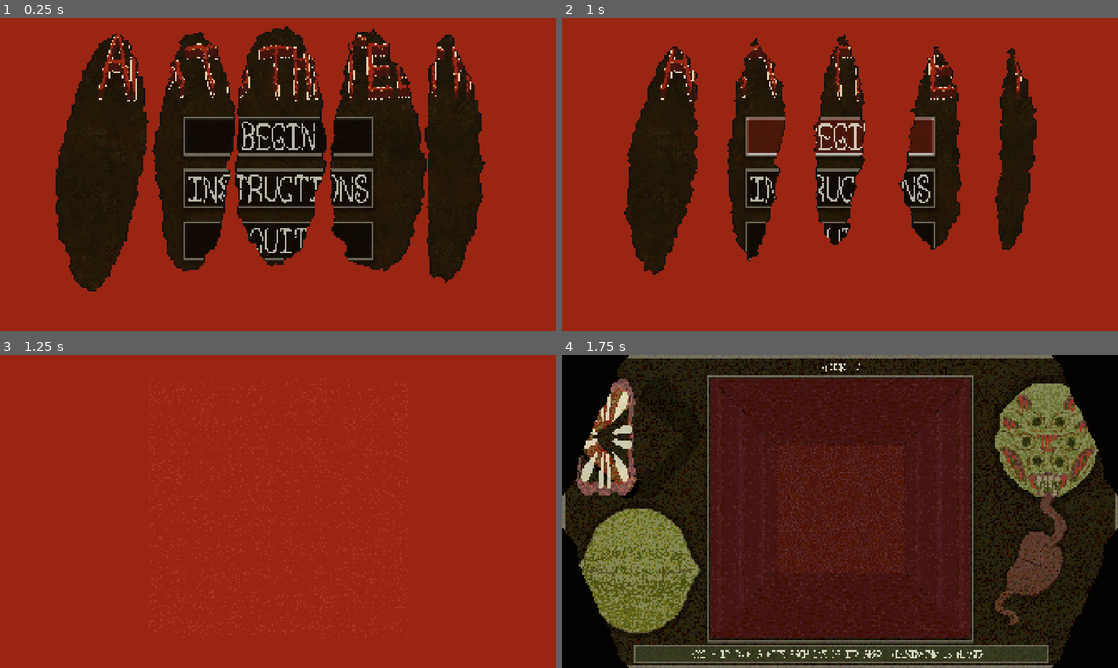
Above: before the commit, frames 1-4 (two rows, left to right).
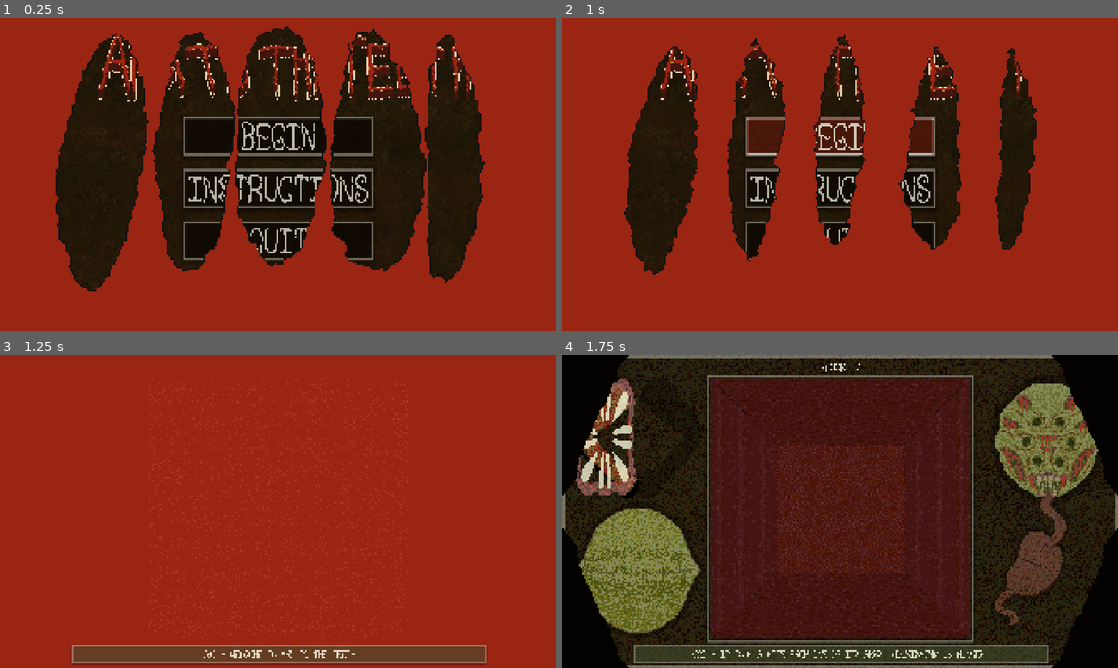
Above: after the commit, the same moments.

Repository: sym-z/arm-to-the-teeth
Game: Godot game, scene res://scenes/main_menu/main_menu.tscn
Two runs of this game, one before a commit and one after it. Both use one fixed random seed, a clock stepped at 60 frames per second and the inputs below. The engine's default icon, where the game draws it, is replaced by a stand-in: a white triangle on a blue panel in a dark square.
Inputs (mouse positions are in pixels of both pictures, inside the frame that each line leads up to):
- Up to frame 1 (0.25 s): no input
- Up to frame 2 (1 s): click "BEGIN" at 0.5 s
- Up to frame 3 (1.25 s): no input
- Up to frame 4 (1.75 s): move the mouse to (606, 436) at 1.27 s; hold D (turn_right) from 1.28 s (still down); hold Space (pick_up) from 1.28 s (still down); click (606, 436) at 1.42 s

Frames 1-2 are identical in both runs. In frame 3, 4.8% of the frame differs, in the area x 12-88%, y 92-100%; in frame 4, nothing differs.

Commit message:
throat background tongue shader, tooth roller sfx

Diff:
--- a/src/default_bus_layout.tres
+++ b/src/default_bus_layout.tres
@@ -50,3 +50,9 @@
 bus/7/bypass_fx = false
 bus/7/volume_db = 0.0
 bus/7/send = &"Master"
+bus/8/name = &"Tooth Roller"
+bus/8/solo = false
+bus/8/mute = false
+bus/8/bypass_fx = false
+bus/8/volume_db = 0.0
+bus/8/send = &"Master"
--- a/src/prefabs/ui/combat_viewport/tooth_roller/tongue_attack/tongue/tongue.gd
+++ b/src/prefabs/ui/combat_viewport/tooth_roller/tongue_attack/tongue/tongue.gd
@@ -9,6 +9,8 @@
 signal attack_done
 signal creep_done
 signal block_done
+
+var mat = preload("uid://yb18qg4hd48n")
 func _ready():
 	visible = false
 	play()
@@ -66,6 +68,7 @@
 		tween.tween_property(self, "global_position", start_location.global_position, retreat_time)
 		tween.tween_callback(block_cleanup)
 		tween.play()
+		material = null
 		#print("BLOCKED")
 
 func block_cleanup():
@@ -80,3 +83,4 @@
 	visible = false
 	global_position = start_location.global_position
 	is_ready = true
+	material = mat
--- a/src/prefabs/ui/combat_viewport/tooth_roller/tongue_attack/tongue/tongue.tscn
+++ b/src/prefabs/ui/combat_viewport/tooth_roller/tongue_attack/tongue/tongue.tscn
@@ -1,7 +1,8 @@
-[gd_scene load_steps=13 format=3 uid="uid://bexnyskcp8nts"]
+[gd_scene load_steps=14 format=3 uid="uid://bexnyskcp8nts"]
 
 [ext_resource type="Texture2D" uid="uid://b8npj7ddwfvxw" path="res://assets/visual/ui/tooth_roller/tongue_0.png" id="1_aadmw"]
 [ext_resource type="Texture2D" uid="uid://cq6apr1yvw4ki" path="res://assets/visual/ui/tooth_roller/tongue_0_attack.png" id="1_bu0bf"]
+[ext_resource type="Material" uid="uid://yb18qg4hd48n" path="res://shaders/tongue_material.tres" id="1_tkam1"]
 [ext_resource type="Script" uid="uid://cdhcpy8u0jx8o" path="res://prefabs/ui/combat_viewport/tooth_roller/tongue_attack/tongue/tongue.gd" id="2_0f5yd"]
 
 [sub_resource type="AtlasTexture" id="AtlasTexture_lpkhl"]
@@ -74,6 +75,7 @@
 }]
 
 [node name="Tongue" type="AnimatedSprite2D"]
+material = ExtResource("1_tkam1")
 scale = Vector2(1, 2.5)
 sprite_frames = SubResource("SpriteFrames_lpkhl")
 offset = Vector2(0, 157.365)
--- a/src/prefabs/ui/combat_viewport/tooth_roller/tooth_roller.gd
+++ b/src/prefabs/ui/combat_viewport/tooth_roller/tooth_roller.gd
@@ -63,6 +63,11 @@
 
 var attacking_limb
 var is_head : bool
+
+@export_category("Speakers")
+@export var hit_speaker : AudioStreamPlayer
+@export var whiff_speaker : AudioStreamPlayer
+@export var tongue_attack_speaker : AudioStreamPlayer
 #TODO: TUNE DIFFICULTY PER FLOOR
 func _ready():
 	visible = false
@@ -160,6 +165,12 @@
 		print("WHIFF MULT ", whiff_mult)
 		#TODO APPLY HUNGER DEBUFF
 		player_score = floor(((hits) - (whiffs)) * attacking_limb.strength)
+		# Make it so if the player lands at least one hit/one whiff something happens.
+		if player_score == 0:
+			if hits - whiffs > 0:
+				player_score = 1
+			elif hits - whiffs < 0:
+				player_score = -1
 		enemy_score = tongue_attacks * cv.opponent.damage
 		print("PLAYER: ", player_score, " ENEMY: ", enemy_score)
 		enemy_results()
@@ -238,6 +249,7 @@
 	tongue_attacks = 0
 	player_score = 0
 	enemy_score = 0
+	bg.modulate=Color(1,1,1,1)
 	pass
 func play_hurt_player_fx():
 	#TODO: ENEMY ATTACK NOISE
@@ -288,12 +300,13 @@
 			TYPE.HIT:
 				#print("hit")
 				bg.modulate = hit_bg_color
-				hits += 1 * log(hit_mult)
+				hits += 1 * hit_mult
 				if last_action == TYPE.HIT:
-					hit_mult += 1.0
+					hit_mult += 0.2
 				else:
 					last_action = TYPE.HIT
 					whiff_mult = 1.0
+				hit_speaker.play()
 				# Add to hit mult or reset whiff mult
 			TYPE.MISS:
 				#print("miss")
@@ -305,9 +318,9 @@
 			TYPE.WHIFF:
 				#print("whiff")
 				bg.modulate = whiff_bg_color
-				whiffs += 1 * log(whiff_mult)
+				whiffs += 1*whiff_mult
 				if last_action == TYPE.WHIFF:
-					whiff_mult += 1.0
+					whiff_mult += 0.2
 				else:
 					last_action == TYPE.WHIFF
 					hit_mult = 1.0
@@ -324,6 +337,7 @@
 					attacking_tongue.block()
 				else:
 					attacking_tongue.force_attack()
+					tongue_attack_speaker.play()
 					tongue_attacks += 1
 		elif event.is_action_released("turn_left") and flicker.is_blocking and flicker.block_direction == flicker.DIR.LEFT:
 			flicker.reset_animation()
@@ -336,6 +350,7 @@
 					attacking_tongue.block()
 				else:
 					attacking_tongue.force_attack()
+					tongue_attack_speaker.play()
 					tongue_attacks += 1
 		elif event.is_action_released("turn_right") and flicker.is_blocking and flicker.block_direction == flicker.DIR.RIGHT:
 			flicker.reset_animation()
@@ -348,6 +363,7 @@
 					attacking_tongue.block()
 				else:
 					attacking_tongue.force_attack()
+					tongue_attack_speaker.play()
 					tongue_attacks += 1
 		elif event.is_action_released("move_back") and flicker.is_blocking and flicker.block_direction == flicker.DIR.DOWN:
 			flicker.reset_animation()
@@ -390,4 +406,5 @@
 
 func creep_to_attack():
 	attacking_tongue.attack(attack_time)
+	tongue_attack_speaker.play()
 	tongue_attacks += 1
--- a/src/prefabs/ui/combat_viewport/tooth_roller/tooth_roller.tscn
+++ b/src/prefabs/ui/combat_viewport/tooth_roller/tooth_roller.tscn
@@ -1,13 +1,17 @@
-[gd_scene load_steps=7 format=3 uid="uid://csef5fajydy4u"]
+[gd_scene load_steps=11 format=3 uid="uid://csef5fajydy4u"]
 
 [ext_resource type="Script" uid="uid://3gtvevj443ox" path="res://prefabs/ui/combat_viewport/tooth_roller/tooth_roller.gd" id="1_g8nkb"]
 [ext_resource type="Texture2D" uid="uid://dk3nexoktl1y3" path="res://assets/visual/ui/drip_texture_1.png" id="2_dt07e"]
 [ext_resource type="Texture2D" uid="uid://b5t0bnu3jm4wl" path="res://assets/visual/ui/tooth_roller/gum_frame_2.png" id="3_hd4jn"]
+[ext_resource type="Texture2D" uid="uid://b26mknf7oamjj" path="res://assets/visual/ui/tooth_roller/throat_0.png" id="3_r2wfk"]
 [ext_resource type="PackedScene" uid="uid://cdshv64n4dlok" path="res://prefabs/ui/combat_viewport/tooth_roller/tooth_target/tooth_target.tscn" id="4_dt07e"]
 [ext_resource type="PackedScene" uid="uid://dw88egkkpye1w" path="res://prefabs/ui/combat_viewport/tooth_roller/flicker/flicker.tscn" id="5_hd4jn"]
 [ext_resource type="PackedScene" uid="uid://dyd8s5fvod4qd" path="res://prefabs/ui/combat_viewport/tooth_roller/tongue_attack/tongue_attack.tscn" id="6_h1jm4"]
-
-[node name="Tooth Roller" type="Node2D" node_paths=PackedStringArray("tooth_target_parent", "center_tooth", "shift_timer", "bg", "flicker", "tongue_attack", "cooldown_timer", "start_timer")]
+[ext_resource type="AudioStream" uid="uid://petfpb4taicy" path="res://assets/audio/finger_react/ready.mp3" id="8_j70yg"]
+[ext_resource type="AudioStream" uid="uid://datxpotjikjfm" path="res://assets/audio/finger_react/punish.mp3" id="9_kgrfj"]
+[ext_resource type="AudioStream" uid="uid://cfb1gcdow8s1t" path="res://assets/audio/finger_react/fail.mp3" id="10_fg7jy"]
+
+[node name="Tooth Roller" type="Node2D" node_paths=PackedStringArray("tooth_target_parent", "center_tooth", "shift_timer", "bg", "flicker", "tongue_attack", "cooldown_timer", "start_timer", "hit_speaker", "whiff_speaker", "tongue_attack_speaker")]
 script = ExtResource("1_g8nkb")
 tooth_target_parent = NodePath("Tooth Targets")
 center_tooth = NodePath("Tooth Targets/Center Tooth")
@@ -23,6 +27,9 @@
 creep_time = 1.5
 cooldown_timer = NodePath("Background Clip Mask/Tongue Attack/Tongue Timers/Tongue Cooldown")
 start_timer = NodePath("Background Clip Mask/Tongue Attack/Tongue Timers/Tongue Start")
+hit_speaker = NodePath("Hit Speaker")
+whiff_speaker = NodePath("Whiff Speaker")
+tongue_attack_speaker = NodePath("Tongue Attack Speaker")
 
 [node name="Temp Background" type="Sprite2D" parent="."]
 modulate = Color(0.639216, 0.639216, 0.639216, 1)
@@ -33,32 +40,29 @@
 centered = false
 
 [node name="Background Clip Mask" type="Sprite2D" parent="."]
-clip_children = 1
-position = Vector2(7, 8)
-scale = Vector2(1.88333, 3.35555)
-texture = ExtResource("2_dt07e")
+clip_children = 2
+texture = ExtResource("3_r2wfk")
 centered = false
 
 [node name="Tongue Attack" parent="Background Clip Mask" node_paths=PackedStringArray("left_start", "down_start", "right_start", "flicker_position") instance=ExtResource("6_h1jm4")]
 clip_children = 1
 position = Vector2(-3.71682, -2.38411)
-scale = Vector2(0.530974, 0.298014)
 left_start = NodePath("Left Tongue Start")
 down_start = NodePath("Down Tongue Start")
 right_start = NodePath("Right Tongue Start")
 flicker_position = NodePath("Flicker Position")
 
 [node name="Left Tongue Start" type="Marker2D" parent="Background Clip Mask/Tongue Attack"]
-position = Vector2(-193, 540)
+position = Vector2(-39.2832, 609.384)
 
 [node name="Down Tongue Start" type="Marker2D" parent="Background Clip Mask/Tongue Attack"]
-position = Vector2(448, 1098)
+position = Vector2(444.717, 1063.38)
 
 [node name="Right Tongue Start" type="Marker2D" parent="Background Clip Mask/Tongue Attack"]
-position = Vector2(1126, 559)
+position = Vector2(992.717, 634.384)
 
 [node name="Flicker Position" type="Marker2D" parent="Background Clip Mask/Tongue Attack"]
-position = Vector2(455, 574)
+position = Vector2(446.717, 629.384)
 
 [node name="Tongue Timers" type="Node" parent="Background Clip Mask/Tongue Attack"]
 
@@ -397,3 +401,15 @@
 
 [node name="Flicker" parent="." instance=ExtResource("5_hd4jn")]
 position = Vector2(458, 545)
+
+[node name="Hit Speaker" type="AudioStreamPlayer" parent="."]
+stream = ExtResource("8_j70yg")
+bus = &"Tooth Roller"
+
+[node name="Whiff Speaker" type="AudioStreamPlayer" parent="."]
+stream = ExtResource("9_kgrfj")
+bus = &"Tooth Roller"
+
+[node name="Tongue Attack Speaker" type="AudioStreamPlayer" parent="."]
+stream = ExtResource("10_fg7jy")
+bus = &"Tooth Roller"
--- /dev/null
+++ b/src/prefabs/ui/combat_viewport/tooth_roller/tooth_speaker.gd
@@ -0,0 +1,4 @@
+extends AudioStreamPlayer
+
+func play_sfx():
+	play()
--- a/src/prefabs/ui/ui.tscn
+++ b/src/prefabs/ui/ui.tscn
@@ -1596,7 +1596,7 @@
 text = "BACK"
 
 [node name="Log" type="CanvasLayer" parent="."]
-layer = 2
+layer = 5
 
 [node name="Log Line Window" type="PanelContainer" parent="Log"]
 z_index = 2
--- /dev/null
+++ b/src/shaders/tongue.gdshader
@@ -0,0 +1,34 @@
+shader_type canvas_item;
+uniform bool v_shake = false;
+uniform float intensity = 100.0;
+uniform float span = 1.0;
+
+uniform float saturation = 0.45;
+uniform float tint_speed = 8.5;
+
+uniform bool attacking = true;
+void vertex() {
+	// Called for every vertex the material is visible on.
+	if (attacking){
+		if (v_shake == false){
+			VERTEX.x += sin(TIME*intensity) * span;
+		}
+		else{
+			VERTEX.y += sin(TIME*intensity) * span;
+		}
+	}
+}
+
+void fragment() {
+	// Called for every pixel the material is visible on.
+	if (attacking == true){
+		COLOR.r = min(255, COLOR.r + (cos(TIME*tint_speed * 2.0) + 1.0)/2.0 * saturation);
+		COLOR.g = max(0.0, COLOR.g - (cos(TIME*tint_speed * 2.0) + 1.0)/2.0 * saturation);
+		COLOR.b = max(0.0, COLOR.g - (cos(TIME*tint_speed * 2.0) + 1.0)/2.0 * saturation);
+	}
+}
+
+//void light() {
+//	// Called for every pixel for every light affecting the CanvasItem.
+//	// Uncomment to replace the default light processing function with this one.
+//}
--- /dev/null
+++ b/src/shaders/tongue_material.tres
@@ -0,0 +1,12 @@
+[gd_resource type="ShaderMaterial" load_steps=2 format=3 uid="uid://yb18qg4hd48n"]
+
+[ext_resource type="Shader" uid="uid://cgxfcrrdu63sc" path="res://shaders/tongue.gdshader" id="1_cbanp"]
+
+[resource]
+shader = ExtResource("1_cbanp")
+shader_parameter/v_shake = false
+shader_parameter/intensity = 100.0
+shader_parameter/span = 1.0
+shader_parameter/saturation = 0.45
+shader_parameter/tint_speed = 8.5
+shader_parameter/attacking = true
Binary file added: src/assets/visual/ui/tooth_roller/throat_0.aseprite
Binary file added: src/assets/visual/ui/tooth_roller/throat_0.png
Not shown, added: src/assets/visual/ui/tooth_roller/throat_0.png.import
Not shown, added: src/prefabs/ui/combat_viewport/tooth_roller/tooth_speaker.gd.uid
Not shown, added: src/shaders/tongue.gdshader.uid
Not shown, changed: docs/TODO.md
